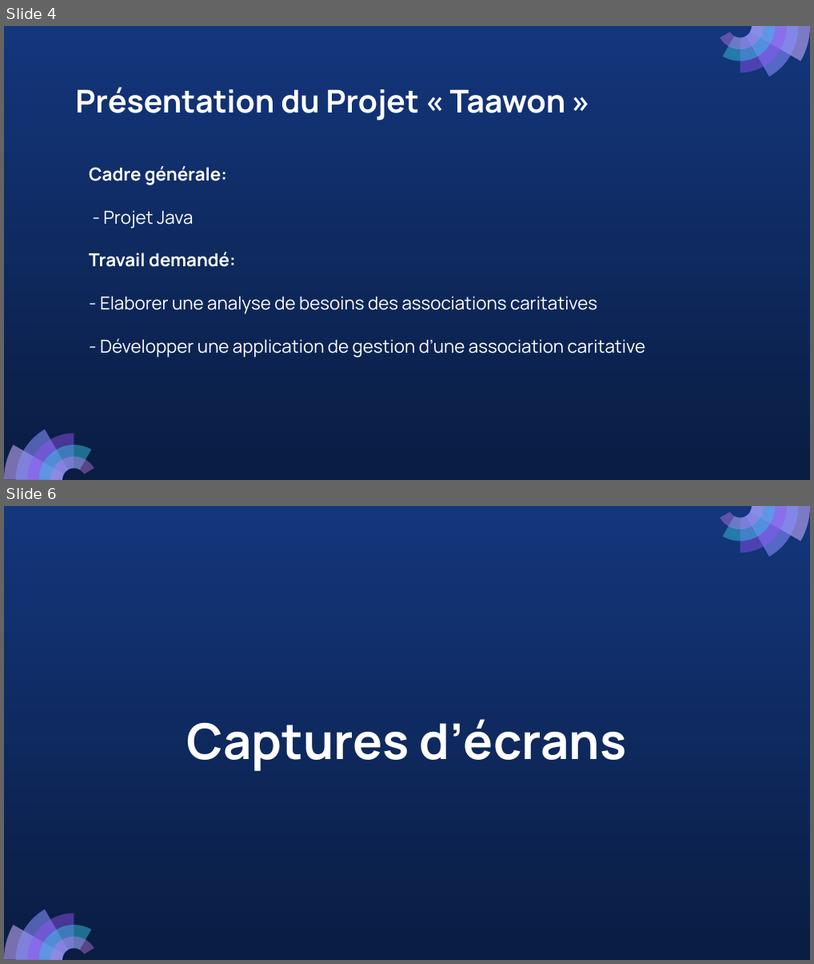
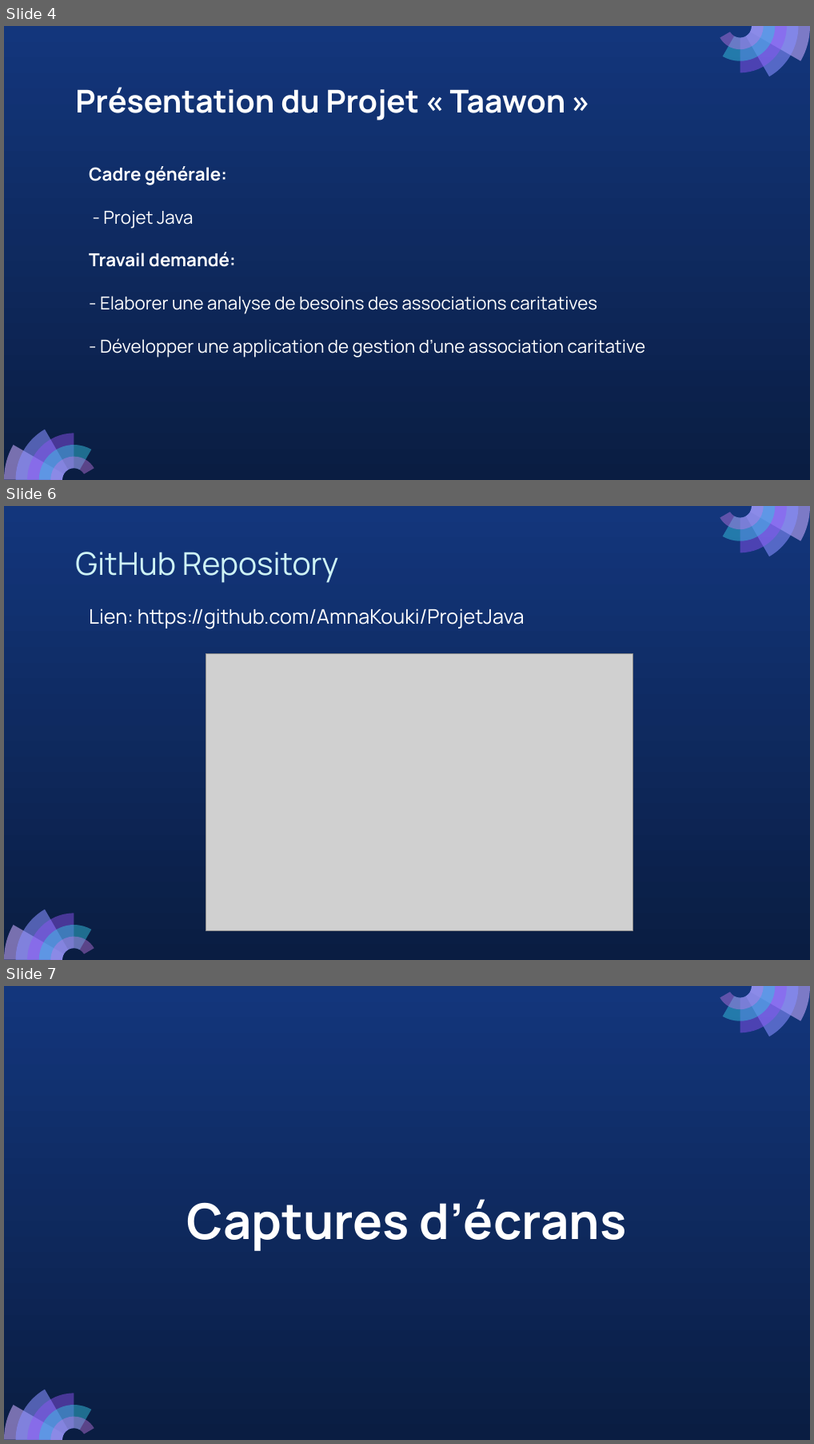
Before and after one commit to AmnaKouki/JavaFX-Charitable-Association-Management, a slide deck: Présentation.pptx. Shown one above the other, each under a label of ours: slides 4 and 6 before the commit, slides 4, 6 and 7 after it; the slides between them are not shown. The pictures are 814x964 and 814x1444 pixels, drawn with LibreOffice and Linux fonts; fonts in the diff are those of the drawing; grey boxes stand for pictures. Boxes give left, top, right and bottom in pixels: in the first picture for what was removed or moved away, otherwise in the second. Text is boxed around its words. In the diff, an @@ line names an element or a change of style, - is before the commit and + after.

Commit message:
Update presentation

```diff
--- a/Présentation.pptx
+++ b/Présentation.pptx
@@ slide 6 added at [4,506,810,960], background gradient #13367C to #0A1D42; not listed: 10 template elements that a slide beside it also shows @@
@@ title added at [75,552,338,583], 28 pt, text #CEF3F5 @@
+GitHub Repository
@@ text added at [89,608,525,629], 18 pt, text #FFFFFF @@
+Lien: https://github.com/AmnaKouki/ProjetJava
@@ picture added at [206,653,634,929] @@
@@ what was slide 6 is now slide 7 @@
```
Also in this commit, not shown: 1 slide changed.
